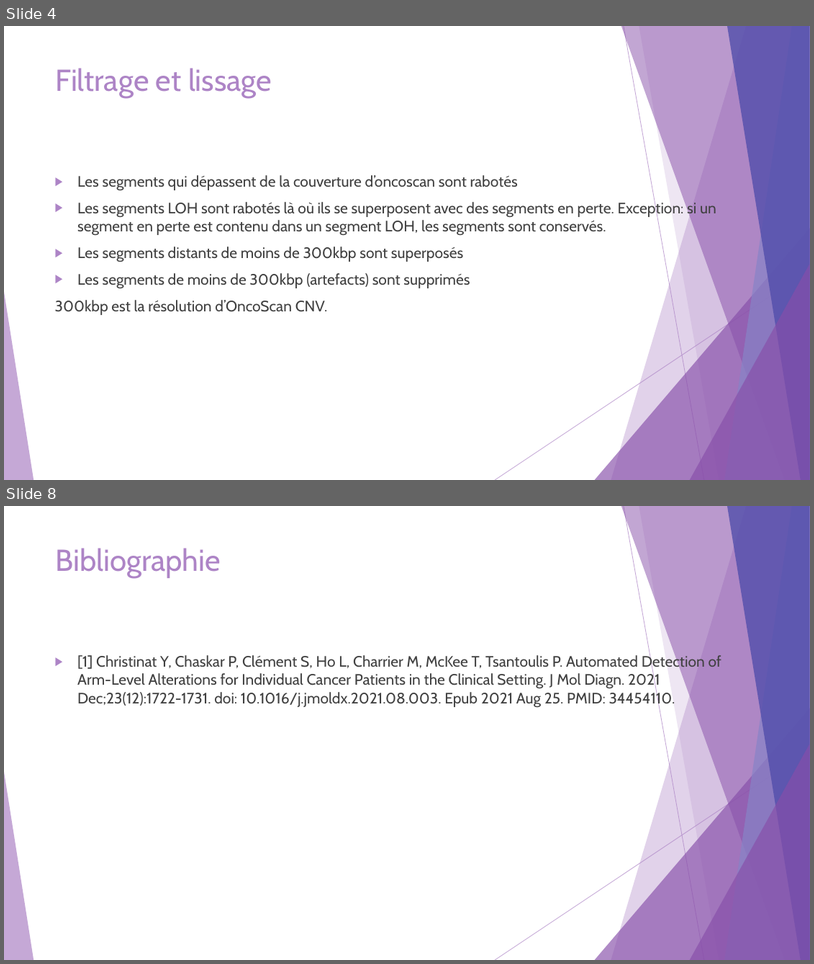
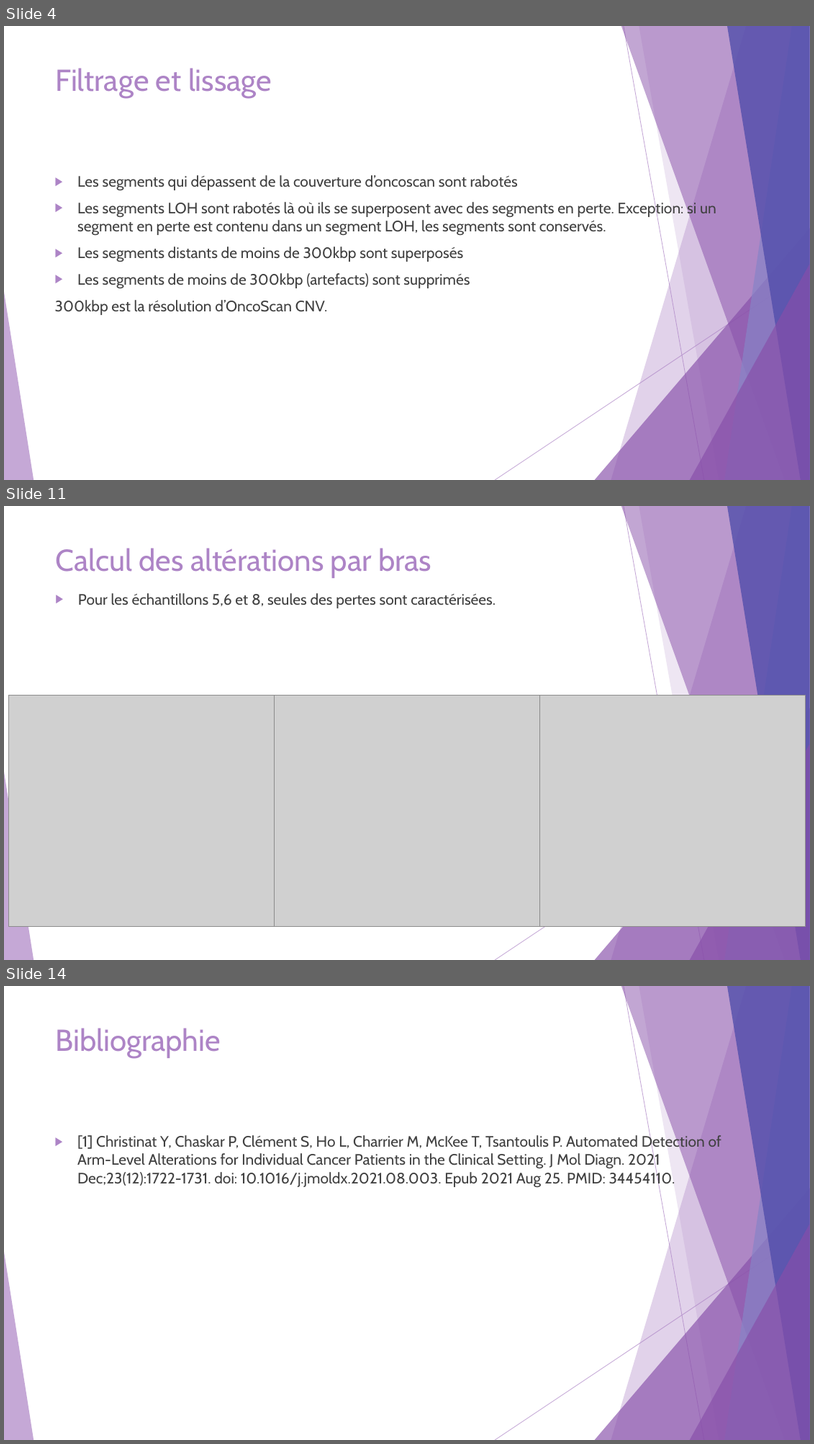
Before and after one commit to Elie-Bordron/DEA-dataviz, a slide deck: docs/docs_I_made/slides/OncoscanR.pptx. Shown one above the other, each under a label of ours: slides 4 and 8 before the commit, slides 4, 11 and 14 after it; the slides between them are not shown. The pictures are 814x964 and 814x1444 pixels, drawn with LibreOffice and Linux fonts; fonts in the diff are those of the drawing; grey boxes stand for pictures. Boxes give left, top, right and bottom in pixels: in the first picture for what was removed or moved away, otherwise in the second. Text is boxed around its words. In the diff, an @@ line names an element or a change of style, - is before the commit and + after.

```diff
--- a/docs/docs_I_made/slides/OncoscanR.pptx
+++ b/docs/docs_I_made/slides/OncoscanR.pptx
@@ slide 11 added at bbox=[4, 506, 810, 960], background #FFFFFF; not listed: 10 template elements that a slide beside it also shows @@
@@ title added at bbox=[55, 548, 432, 578], 36 pt, text #AD84C6 @@
+Calcul des altérations par bras
@@ text added at bbox=[78, 593, 496, 608], 18 pt, text #404040 @@
+▶ Pour les échantillons 5,6 et 8, seules des pertes sont caractérisées.
@@ picture added at bbox=[9, 695, 275, 926] @@
@@ picture added at bbox=[275, 695, 540, 926] @@
@@ picture added at bbox=[540, 695, 806, 926] @@
@@ what was slide 8 is now slide 14 @@
```
Also in this commit, not shown: 3 slides changed, 6 other slides added, 1 slide removed, 33 other files.
